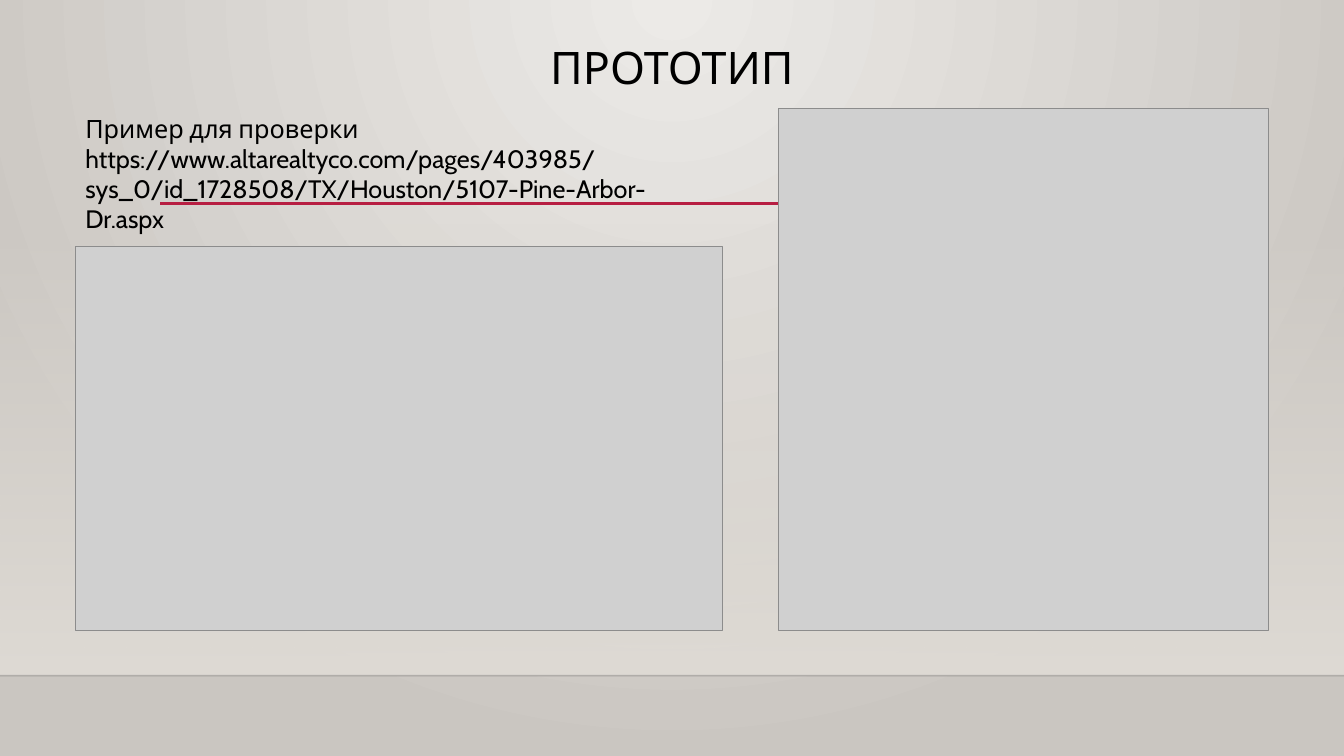
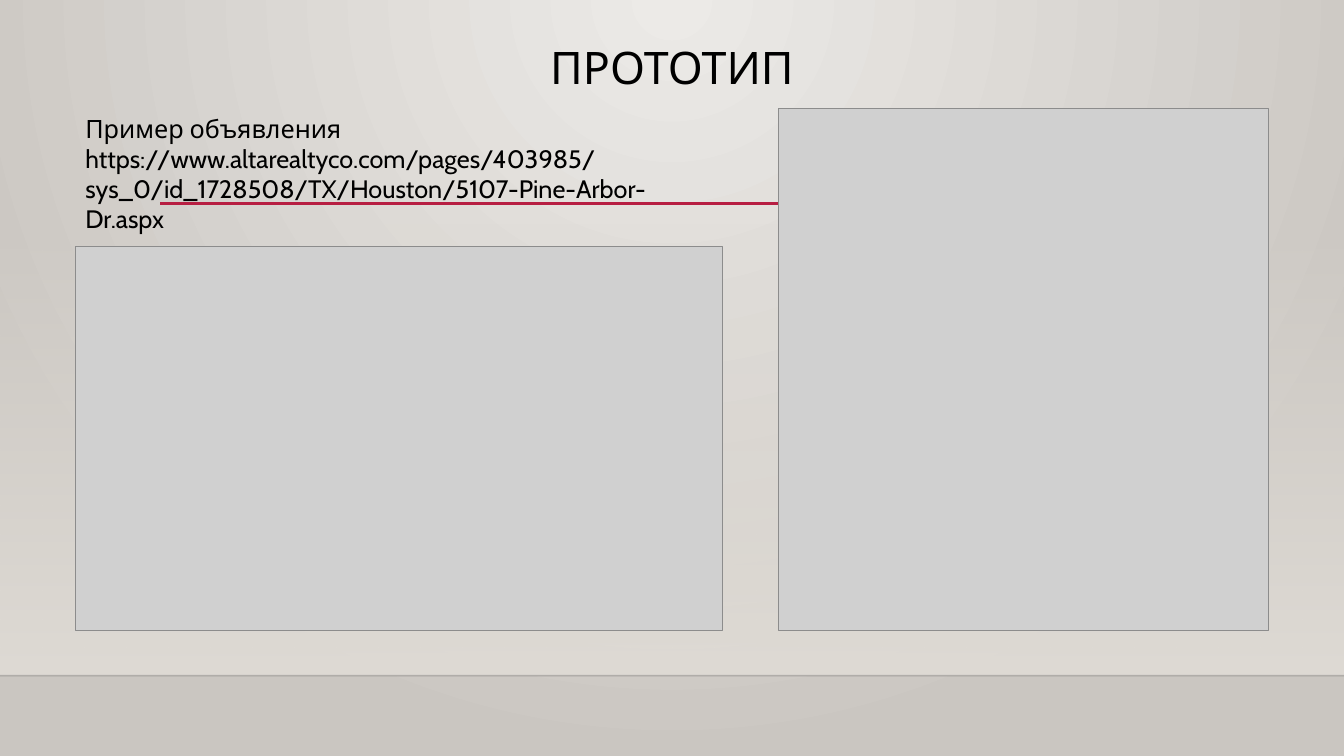
Before and after one commit to Sokolov-IM/sim-repo, a slide deck: slide 8 of Дипломный проект/Sokolov_presentation.pptx (slide 7 before the commit). Drawn at 1344x756 pixels with LibreOffice and Linux fonts; fonts in the diff are those of the drawing; grey boxes stand for pictures; background and template pictures are left out. Boxes give left, top, right and bottom in pixels: in the first picture for what was removed or moved away, otherwise in the second. Text is boxed around its words. In the diff, an @@ line names an element or a change of style, - is before the commit and + after.

```diff
--- a/Дипломный проект/Sokolov_presentation.pptx
+++ b/Дипломный проект/Sokolov_presentation.pptx
@@ text at (85, 118, 342, 144): text changed @@
-Пример для проверки
+Пример объявления
```
Also in this commit, not shown: 3 other slides changed, 1 slide added.
